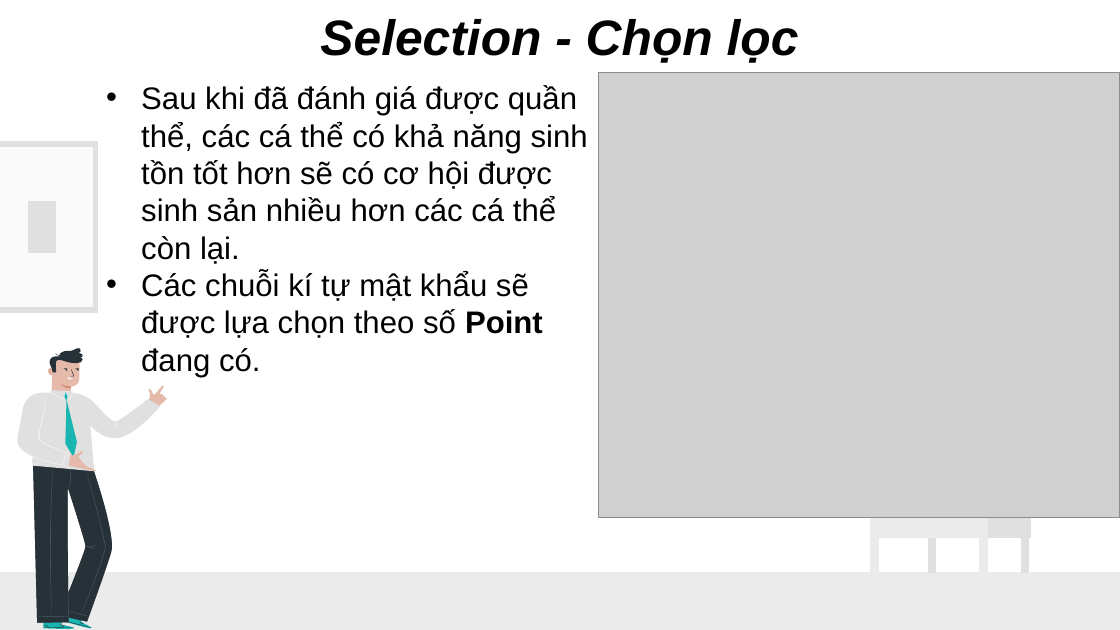
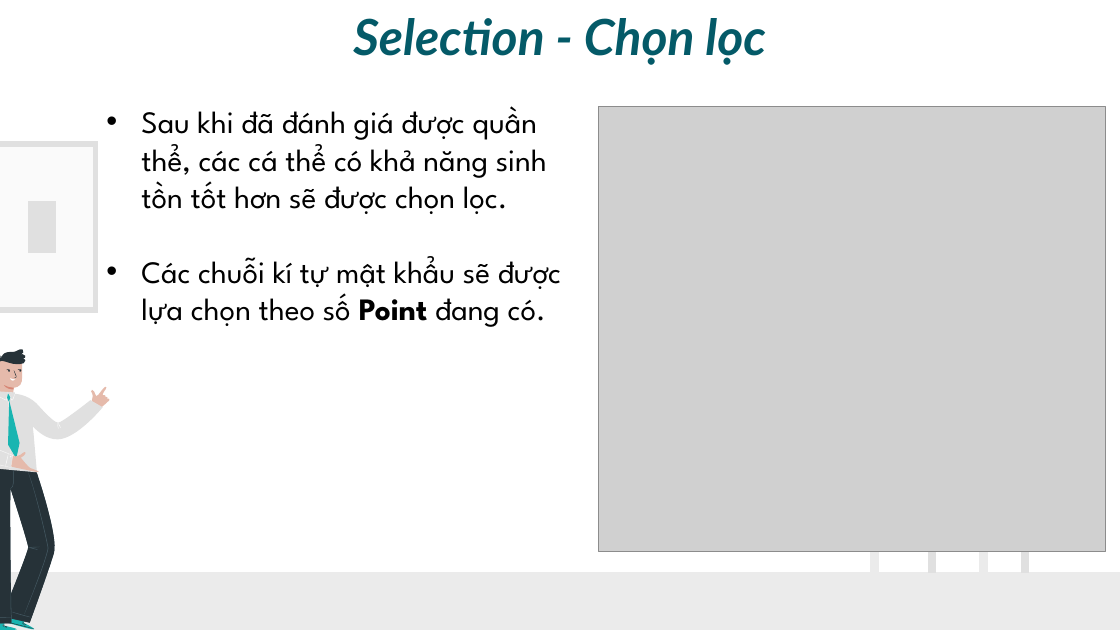
Before and after one commit to TooCuteToo/GiaiThuatTienHoa, a slide deck: slide 15 of ThuatTienHoa_I.pptx (slide 14 before the commit). Drawn at 1120x630 pixels with LibreOffice and Linux fonts; fonts in the diff are those of the drawing; grey boxes stand for pictures. Boxes give left, top, right and bottom in pixels: in the first picture for what was removed or moved away, otherwise in the second. Text is boxed around its words. In the diff, an @@ line names an element or a change of style, - is before the commit and + after.

```diff
--- a/ThuatTienHoa_I.pptx
+++ b/ThuatTienHoa_I.pptx
@@ text "Selection - Chọn lọc" at [353, 18, 765, 64]: font Arial to Lato, text colour #000000 to #045A68 @@
@@ text "Sau khi đã đánh giá ...": place and size @@
-text "Sau khi đã đánh giá ..." at [141, 85, 588, 377]
+text "Sau khi đã đánh giá ..." at [141, 106, 561, 327]
@@ text at [141, 106, 547, 214]: text changed; font Arial to League Spartan @@
-  • Sau khi đã đánh giá được quần thể, các cá thể có khả năng sinh tồn tốt hơn sẽ có cơ hội được sinh sản nhiều hơn các cá thể còn lại.
+  • Sau khi đã đánh giá được quần thể, các cá thể có khả năng sinh tồn tốt hơn sẽ được chọn lọc.
@@ picture: place and size @@
-picture at [598, 73, 1120, 519]
+picture at [598, 106, 1104, 552]
@@ text at [141, 256, 561, 327]: font Arial to League Spartan in "Các chuỗi kí tự mật khẩu sẽ ..." @@
@@ group removed at [44, 367, 74, 627]: 5 freeform shapes @@
@@ 16 freeform shapes: place and size @@
-16 freeform shapes at [15, 357, 116, 628]
+16 freeform shapes at [0, 358, 58, 629]
@@ freeform shape removed at [870, 459, 989, 539] @@
@@ freeform shape removed at [988, 459, 1030, 539] @@
@@ 30 freeform shapes: place and size @@
-30 freeform shapes at [21, 348, 168, 629]
+30 freeform shapes at [0, 349, 111, 630]
```
Also in this commit, not shown: 24 other slides changed, 1 slide added, 1 other file.
